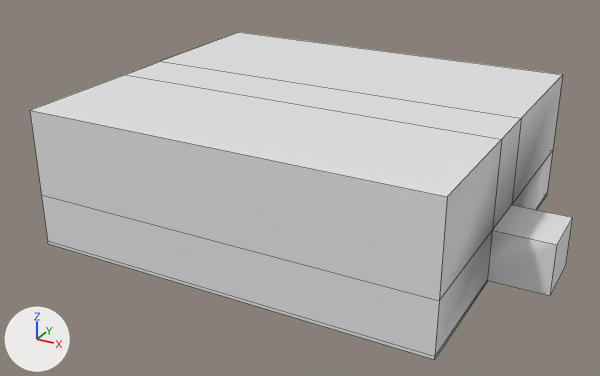
The FBX model TBA-MasterD/Assets/Prefabs/Jorge/Originals/Final Part/Live Shooting Range.fbx, before and after one commit.
Before and after are seen from a 50 mm camera at (56.3, -114.9, 12.7) aimed at (39.8, -84.9, -2.3). Every picture has the same lights, and +X, +Y and +Z are marked at lower left. Mesh edges are drawn as thin lines. Where no turn or scale is listed for an object, it has been applied to the vertices.
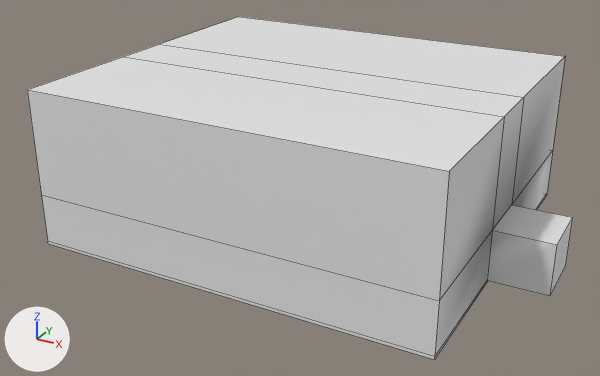
Where the newer file only moved an object's origin or applied its transform, the numbers keep the older frame.

Changed parts and their boxes (x1, y1, x2, y2) in the pictures (600 x 376 px; the box of a moved part takes in the faces that stretch with it):
'Cube.001', reshaped: before (30, 32, 573, 360); after (27, 17, 573, 360)
part 1 of me_cube_037, moved or reshaped: before (30, 32, 563, 200); after (27, 17, 565, 200)

What changed in the scene script:
```text
Change me_cube_037:
    where me_cube_037.from_pydata(...)  # 60 vertices, 61 faces; spans x 30.7..51.3, y -91.5..-75.5, z -4.4..1.8
    used by ob_cube_001; location = (0.0, 0.0, 0.0)
    verts and faces of me_cube_037; kept vertices keep their numbers, new ones are numbered from 60
    before: 2 (30.8, -91.4, 1.7), 3 (30.7, -91.5, 1.8) at pixel (29, 110), 6 (30.7, -75.5, 1.8) at pixel (239, 32), 7 (30.8, -75.6, 1.7), 10 (48.7, -91.5, 1.8) at pixel (447, 196)
    before: 11 (48.6, -91.4, 1.7), 14 (48.7, -75.5, 1.8) at pixel (562, 74), 15 (48.6, -75.6, 1.7), 18 (30.8, -85.5, 1.7), 19 (30.7, -85.5, 1.8) at pixel (124, 74)
    before: 22 (48.7, -85.5, 1.8) at pixel (501, 139), 23 (48.6, -85.5, 1.7), 24 (30.7, -82.7, 1.8) at pixel (160, 61), 25 (30.8, -82.7, 1.7), 30 (48.6, -82.7, 1.7)
    before: 31 (48.7, -82.7, 1.8) at pixel (521, 118)
    me_cube_037 part 1
    add for i in [2, 3, 6, 7, 10, 11, 14, 15, 18, 19, *range(22, 26), 30, 31]: verts[i] += (0.0, 0.0, 0.9)
```
